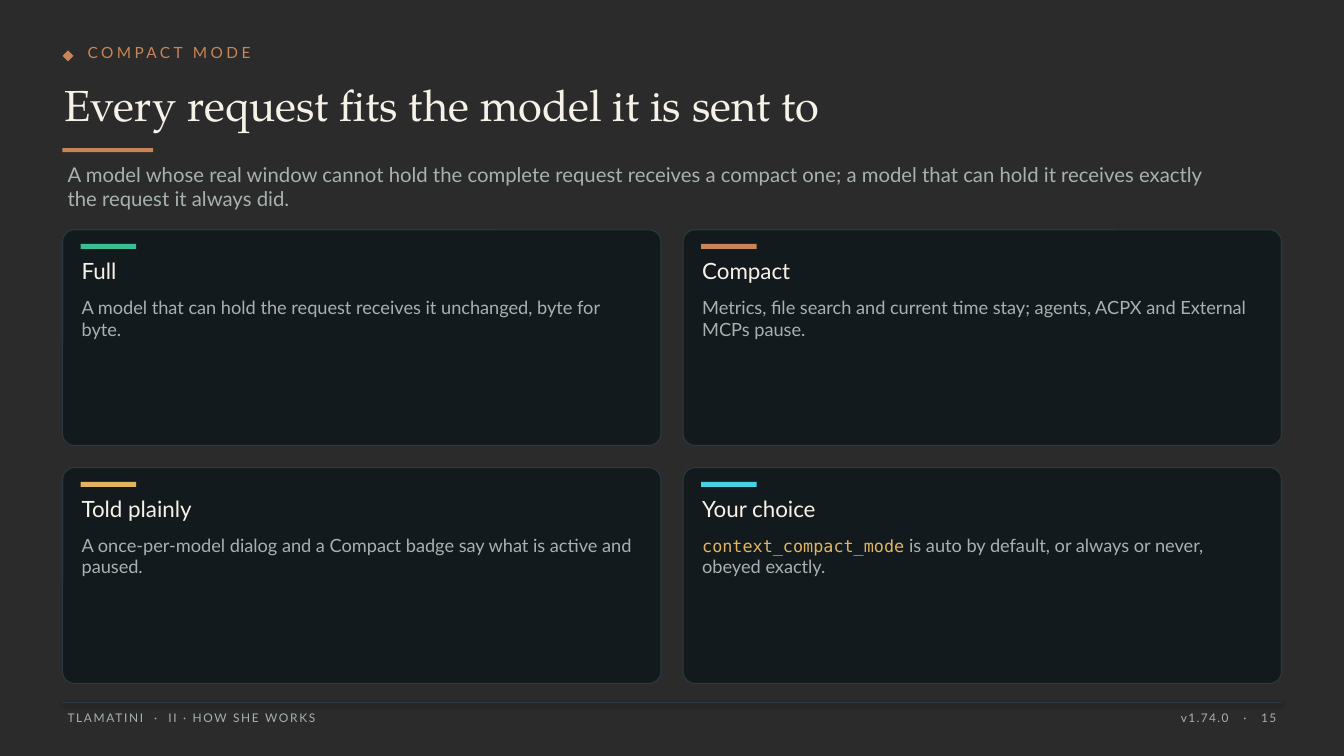
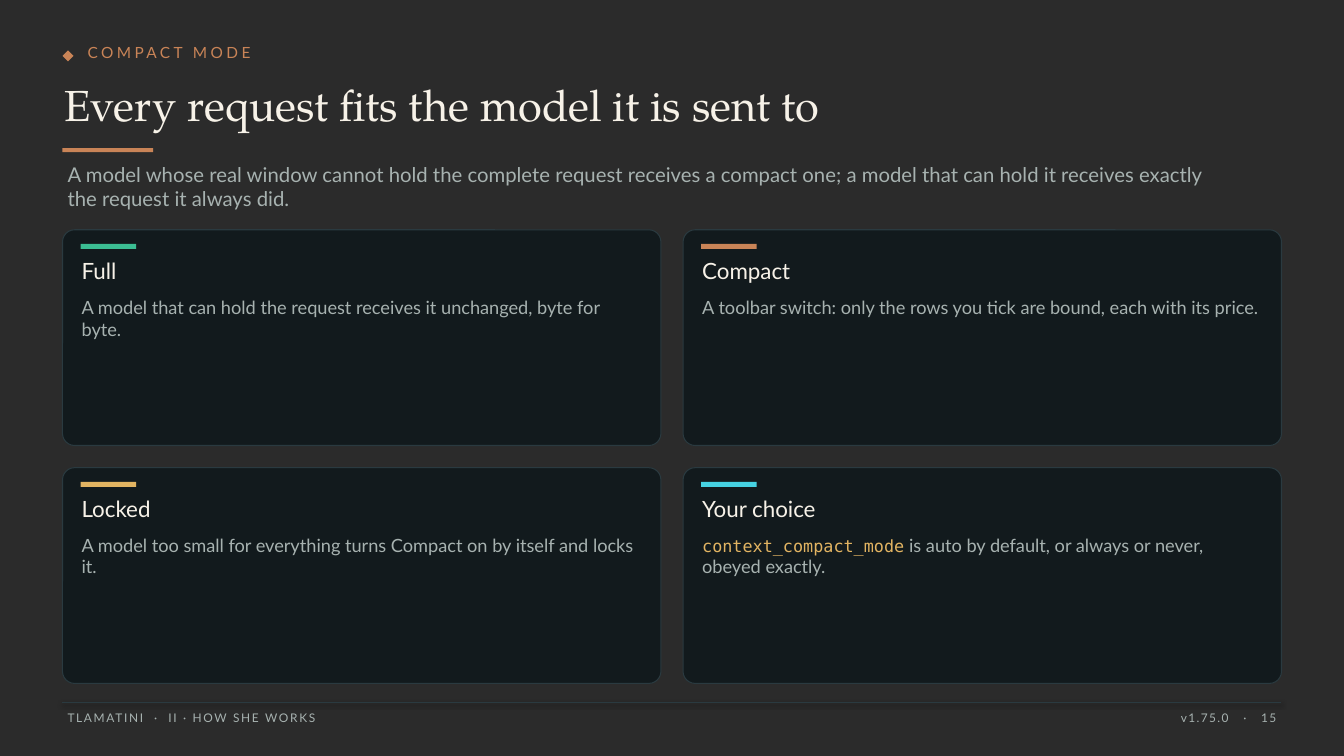
Before and after one commit to XAIHT/Tlamatini, a slide deck: slide 15 of Tlamatini_eXtended_Artificial_Intelligence_Humanly_Tempered.pptx. Drawn at 1344x756 pixels with LibreOffice and Linux fonts; fonts in the diff are those of the drawing; background and template pictures are left out; a plain dark background stands for a picture behind light text. Boxes give left, top, right and bottom in pixels: in the first picture for what was removed or moved away, otherwise in the second. Text is boxed around its words. In the diff, an @@ line names an element or a change of style, - is before the commit and + after.

```diff
--- a/Tlamatini_eXtended_Artificial_Intelligence_Humanly_Tempered.pptx
+++ b/Tlamatini_eXtended_Artificial_Intelligence_Humanly_Tempered.pptx
@@ text at bbox=[702, 300, 1259, 317]: text changed @@
-Metrics, file search and current time stay; agents, ACPX and External MCPs pause.
+A toolbar switch: only the rows you tick are bound, each with its price.
@@ text at bbox=[82, 500, 151, 517]: text changed @@
-Told plainly
+Locked
@@ text at bbox=[82, 538, 633, 573]: text changed @@
-A once-per-model dialog and a Compact badge say what is active and paused.
+A model too small for everything turns Compact on by itself and locks it.
@@ text at bbox=[1181, 713, 1276, 722]: text changed @@
-v1.74.0 · 15
+v1.75.0 · 15
```
Also in this commit, not shown: 130 other slides changed, 2 slides added, 1 slide removed, 32 other files.
